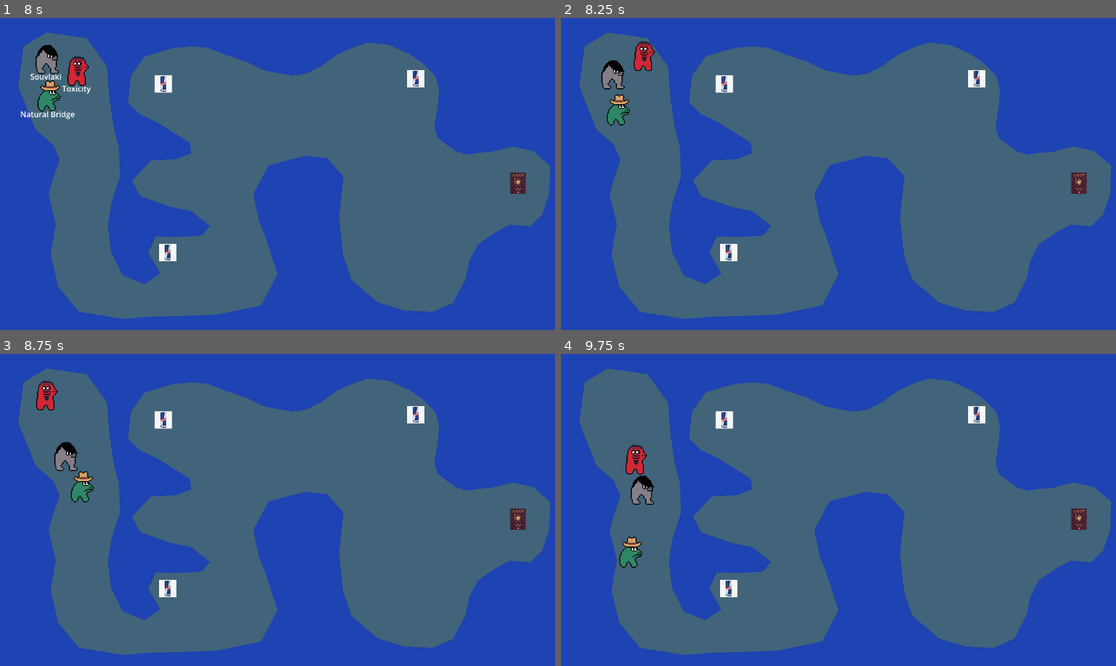
Above: before the commit, frames 1-4 (two rows, left to right).
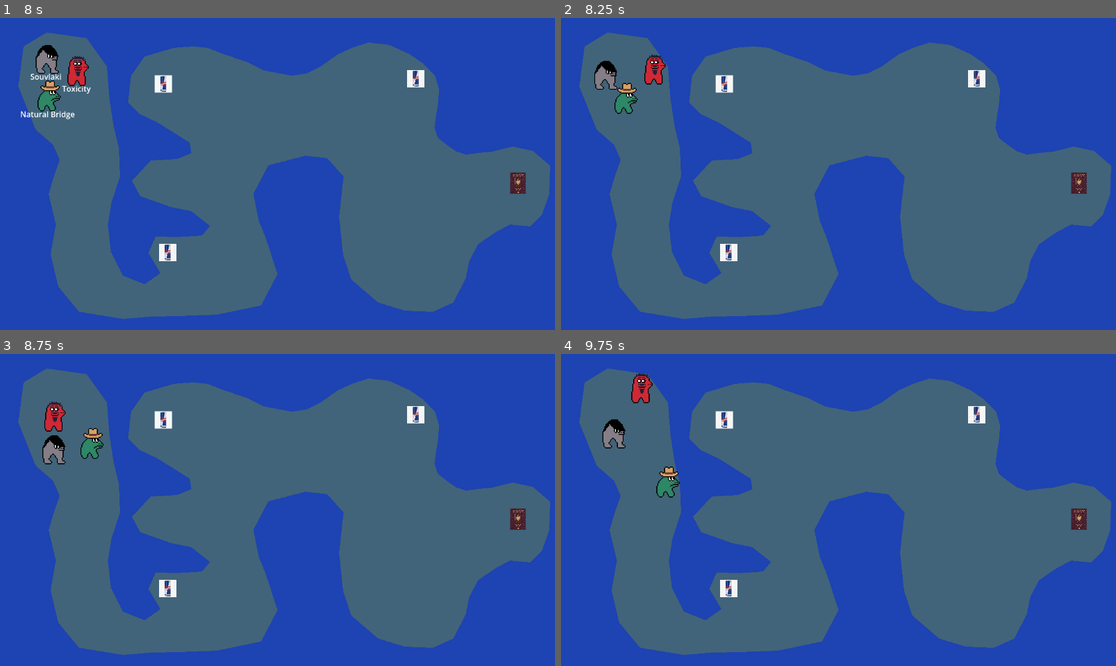
Above: after the commit, the same moments.

Repository: WilliamAalund/aotw-alshi
Game: Godot game, scene res://main/Main.tscn
Two runs of this game, one before a commit and one after it. Both use one fixed random seed, a clock stepped at 60 frames per second and the inputs below.
Inputs:
- Up to frame 1 (8 s): click "Start" at 0.5 s; tap Enter at 1.25, 2.75, 4.25 s; tap Space at 2, 3.5, 5 s
- Up to frame 2 (8.25 s): no input
- Up to frame 3 (8.75 s): no input
- Up to frame 4 (9.75 s): no input

Frame 1 is identical in both runs. In frame 2, 1.3% of the frame differs, in the area x 6-19%, y 7-35%; in frame 3, 1.6%; in frame 4, 1.7%, in the area x 7-22%, y 6-69%.
Error in both runs: Assertion failed. (res://main/game.gd:16)

Commit message:
seed is random now

Diff:
--- a/atow-horses/seed.gd
+++ b/atow-horses/seed.gd
@@ -1,12 +1,13 @@
 extends Node
 
-var global_seed = "serj-tankian"
+var global_seed = 123459789
 
 # Called when the node enters the scene tree for the first time.
 func _ready() -> void:
-	var temp = global_seed.hash()
-	seed(temp)
-	print("using seed ", temp)
+	randomize()
+	global_seed = randi()
+	seed(global_seed)
+	print("using seed ", global_seed)
 
 
 # Called every frame. 'delta' is the elapsed time since the previous frame.
